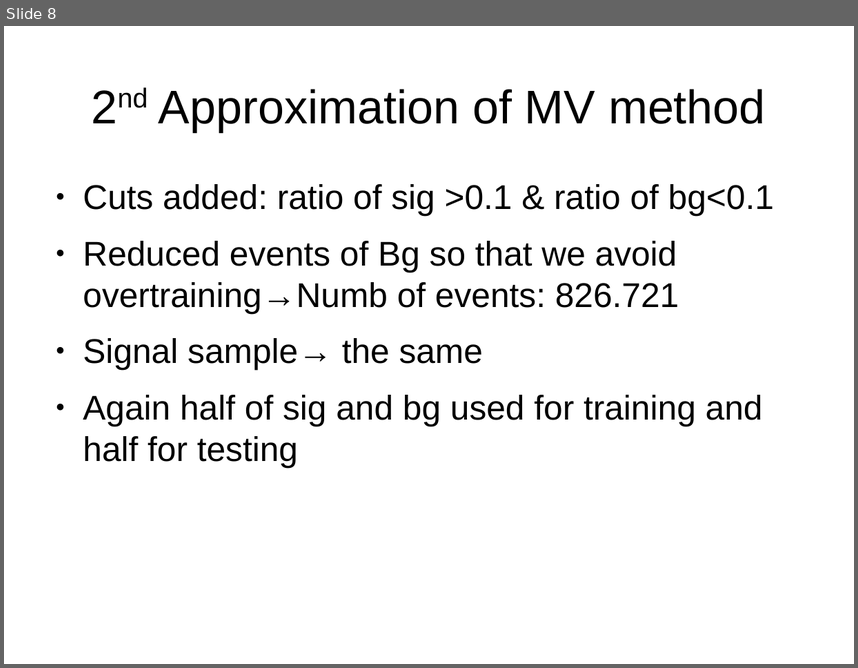
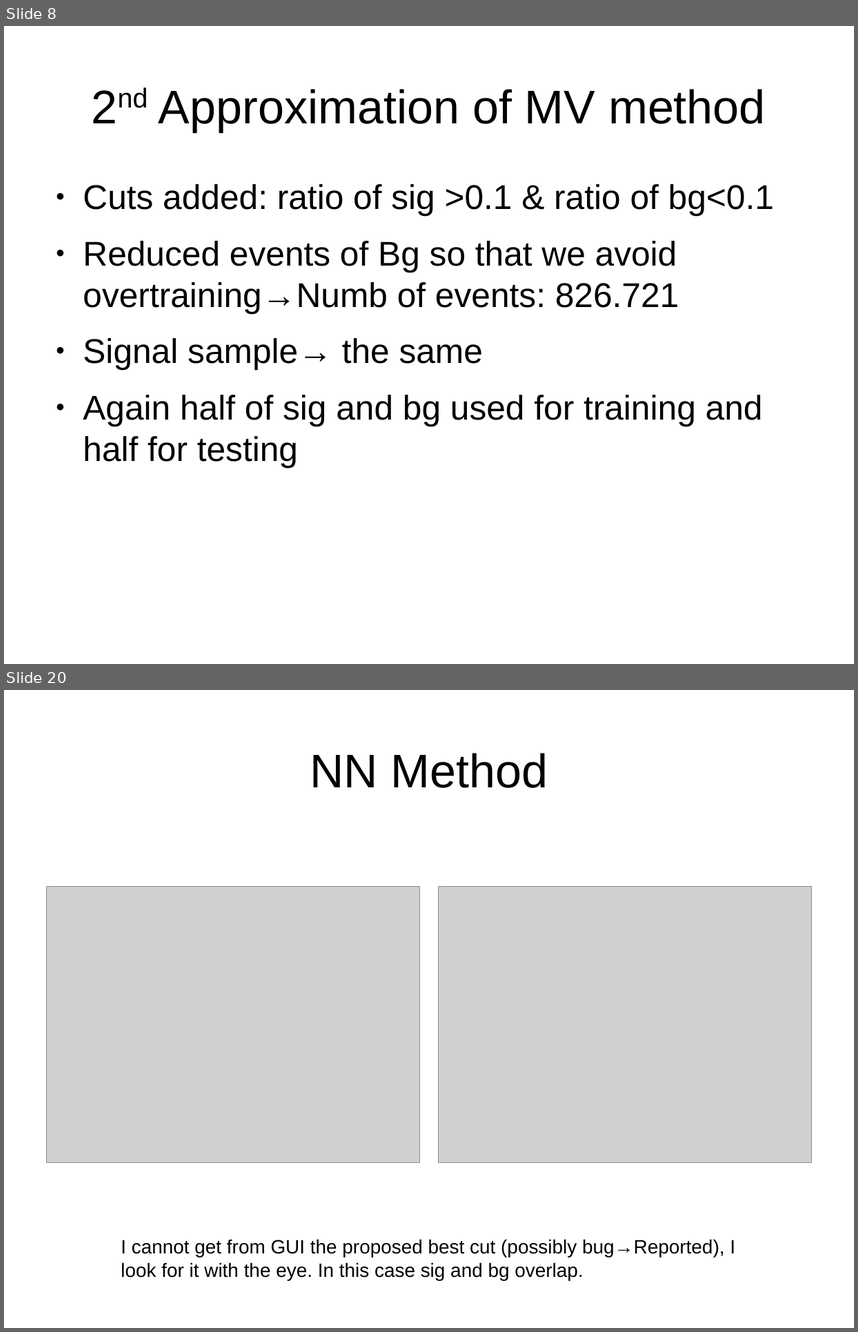
Before and after one commit to geo9119/ttH_analysis, a slide deck: TMVA_investigation.odp. Shown one above the other, each under a label of ours: slide 8 before the commit, slides 8 and 20 after it; the slides between them are not shown. The pictures are 858x668 and 858x1332 pixels, drawn with LibreOffice and Linux fonts; fonts in the diff are those of the drawing; grey boxes stand for pictures. Boxes give left, top, right and bottom in pixels: in the first picture for what was removed or moved away, otherwise in the second. Text is boxed around its words. In the diff, an @@ line names an element or a change of style, - is before the commit and + after.

```diff
--- a/TMVA_investigation.odp
+++ b/TMVA_investigation.odp
@@ slide 20 added at (4, 690, 854, 1328), background #FFFFFF @@
@@ title added at (310, 753, 548, 788), 44 pt, text #000000 @@
+NN Method
@@ picture added at (46, 886, 420, 1162) @@
@@ picture added at (438, 886, 812, 1162) @@
@@ text added at (121, 1239, 735, 1280), 18 pt, text #000000 @@
+I cannot get from GUI the proposed best cut (possibly bug→Reported), I look for it with the eye. In this case sig and bg overlap.
```
Also in this commit, not shown: 1 slide changed, 11 other slides added.
